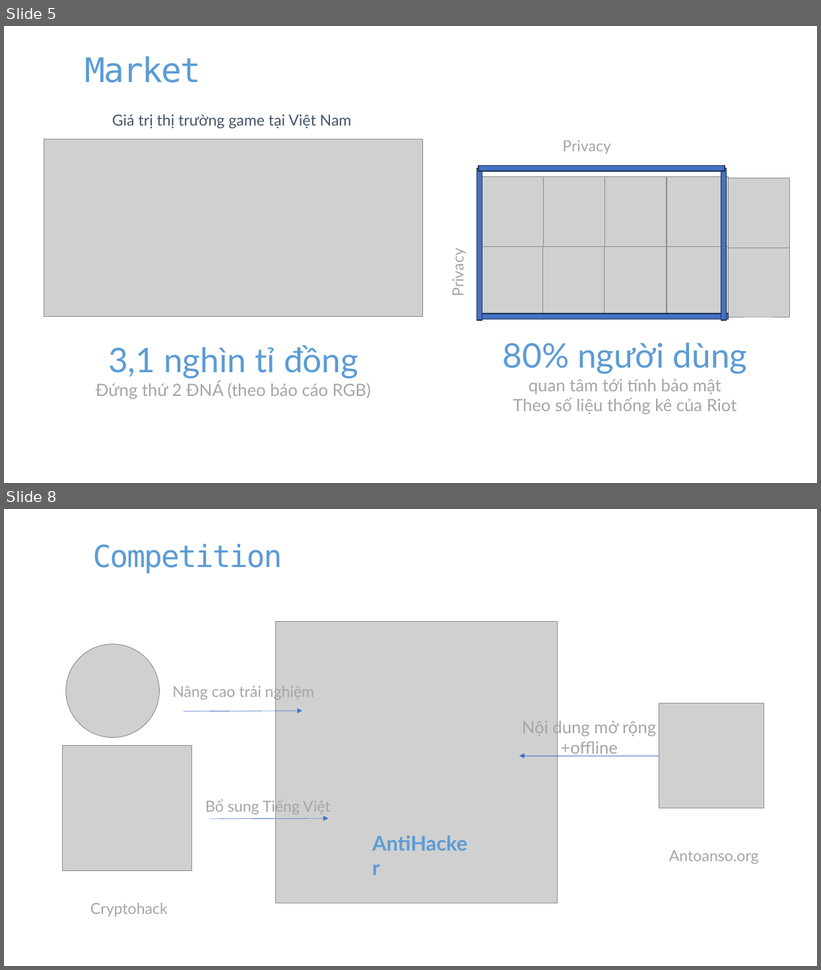
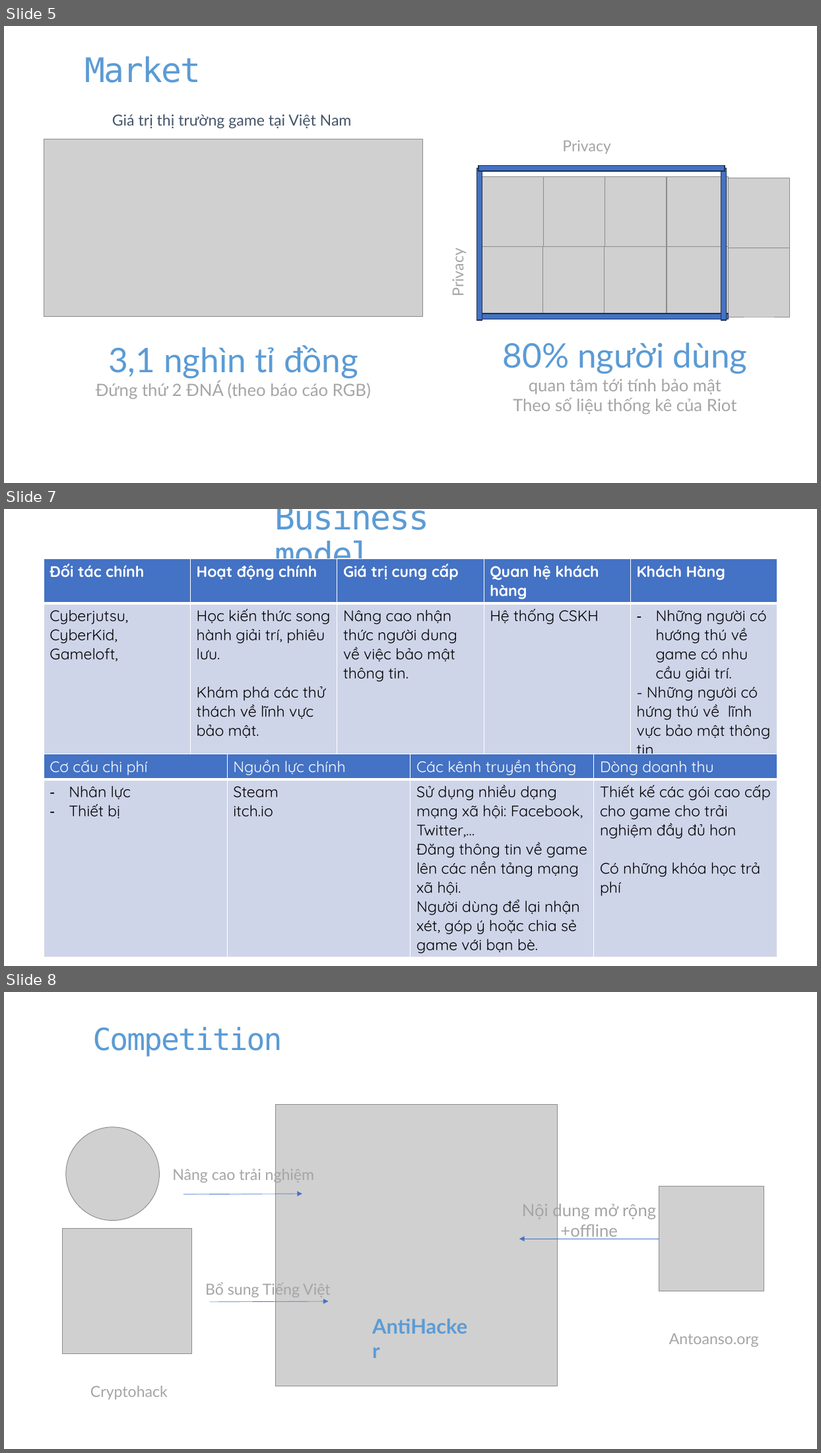
Before and after one commit to QuizGameTeam/GameUpdateRound3, a slide deck: slide/steamworkk.pptx. Shown one above the other, each under a label of ours: slides 5 and 8 before the commit, slides 5, 7 and 8 after it; the slides between them are not shown. The pictures are 821x970 and 821x1453 pixels, drawn with LibreOffice and Linux fonts; fonts in the diff are those of the drawing; grey boxes stand for pictures. Boxes give left, top, right and bottom in pixels: in the first picture for what was removed or moved away, otherwise in the second. Text is boxed around its words. In the diff, an @@ line names an element or a change of style, - is before the commit and + after.

```diff
--- a/slide/steamworkk.pptx
+++ b/slide/steamworkk.pptx
@@ slide 7 added at bbox=[4, 509, 817, 966], background #FFFFFF @@
@@ title added at bbox=[275, 509, 429, 574], 40 pt, text #5B9BD5 @@
+Business model
@@ table added at bbox=[44, 559, 779, 762], 2 rows, 5 columns @@
+Đối tác chính | Hoạt động chính | Giá trị cung cấp | Quan hệ khách hàng | Khách Hàng
+Cyberjutsu, CyberKid, Gameloft, | Học kiến thức song hành giải trí, phiêu lưu. / Khám phá các thử thách về lĩnh vực bảo mật. | Nâng cao nhận thức người dung về việc bảo mật thông tin. | Hệ thống CSKH | Những người có hướng thú về game có nhu cầu giải trí. / - Những người có hứng thú về lĩnh vực bảo mật thông tin
@@ table added at bbox=[44, 755, 778, 956], 2 rows, 4 columns @@
+Cơ cấu chi phí | Nguồn lực chính | Các kênh truyền thông | Dòng doanh thu
+Nhân lực / Thiết bị | Steam / itch.io | Sử dụng nhiều dạng mạng xã hội: Facebook, Twitter,… / Đăng thông tin về game lên các nền tảng mạng xã hội. / Người dùng để lại nhận xét, góp ý hoặc chia sẻ game với bạn bè. | Thiết kế các gói cao cấp cho game cho trải nghiệm đầy đủ hơn / Có những khóa học trả phí
```
Also in this commit, not shown: 2 slides changed, 2 slides removed, 17 other files.
